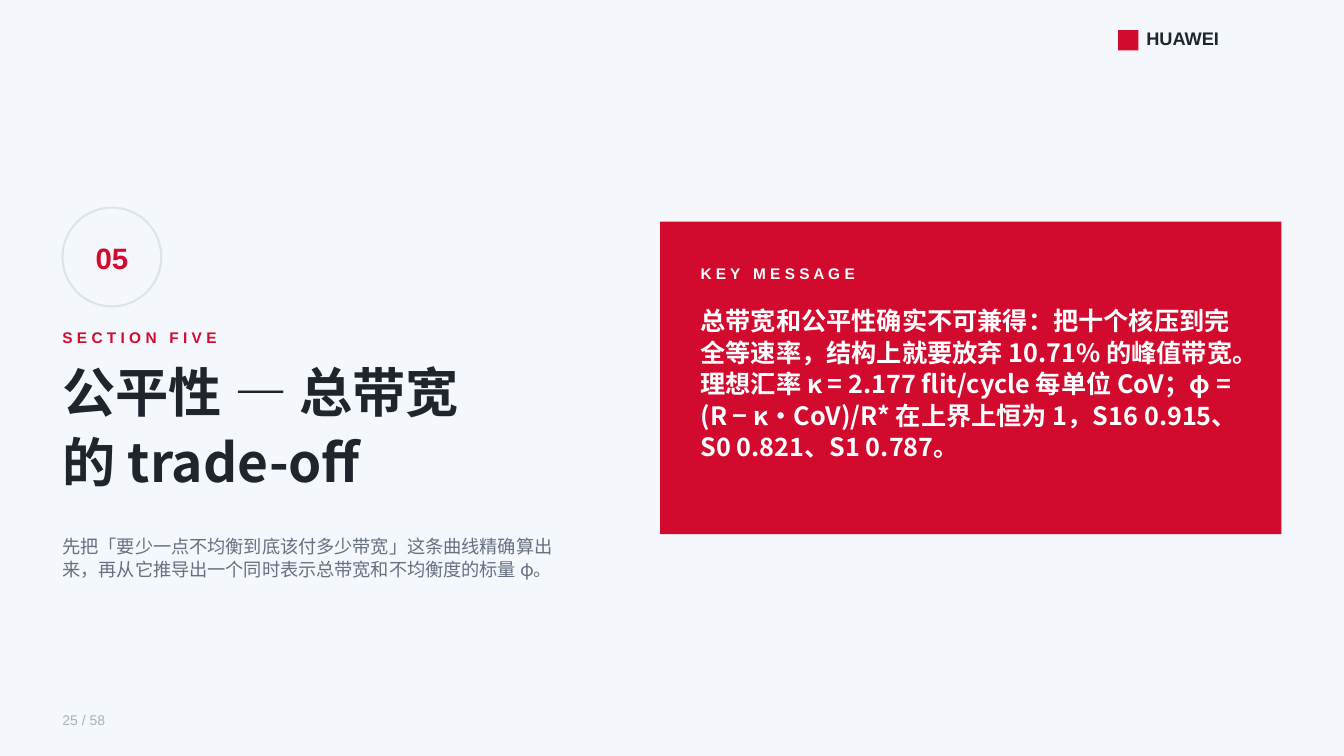
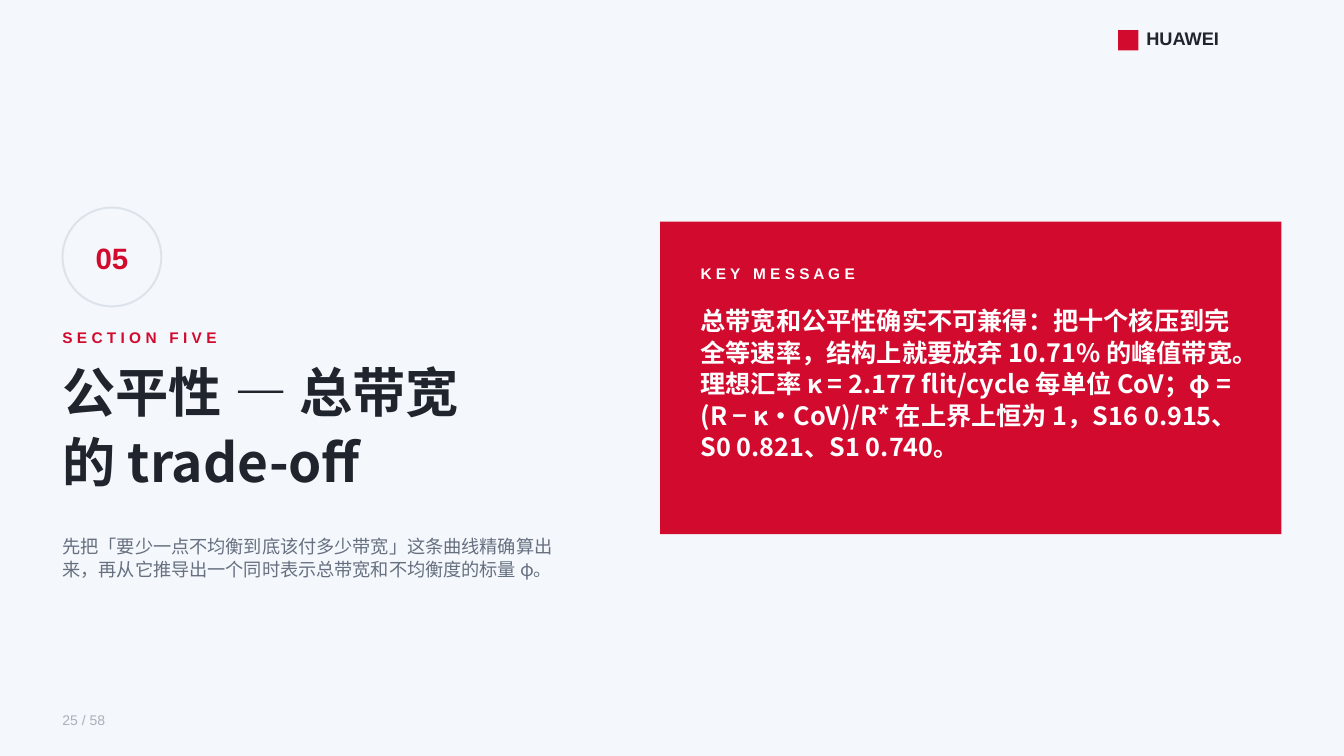
Before and after one commit to lukebest/booksim2, a slide deck: slide 25 of ppt/ring2-write-fairness.pptx. Drawn at 1344x756 pixels with LibreOffice and Linux fonts; fonts in the diff are those of the drawing. Boxes give left, top, right and bottom in pixels: in the first picture for what was removed or moved away, otherwise in the second. Text is boxed around its words. In the diff, an @@ line names an element or a change of style, - is before the commit and + after.

```diff
--- a/ppt/ring2-write-fairness.pptx
+++ b/ppt/ring2-write-fairness.pptx
@@ text at (701, 308, 1257, 458): text changed @@
-总带宽和公平性确实不可兼得：把十个核压到完全等速率，结构上就要放弃 10.71% 的峰值带宽。理想汇率 κ = 2.177 flit/cycle 每单位 CoV；φ = (R − κ·CoV)/R* 在上界上恒为 1，S16 0.915、S0 0.821、S1 0.787。
+总带宽和公平性确实不可兼得：把十个核压到完全等速率，结构上就要放弃 10.71% 的峰值带宽。理想汇率 κ = 2.177 flit/cycle 每单位 CoV；φ = (R − κ·CoV)/R* 在上界上恒为 1，S16 0.915、S0 0.821、S1 0.740。
```
Also in this commit, not shown: 16 other slides changed, 16 other files.
